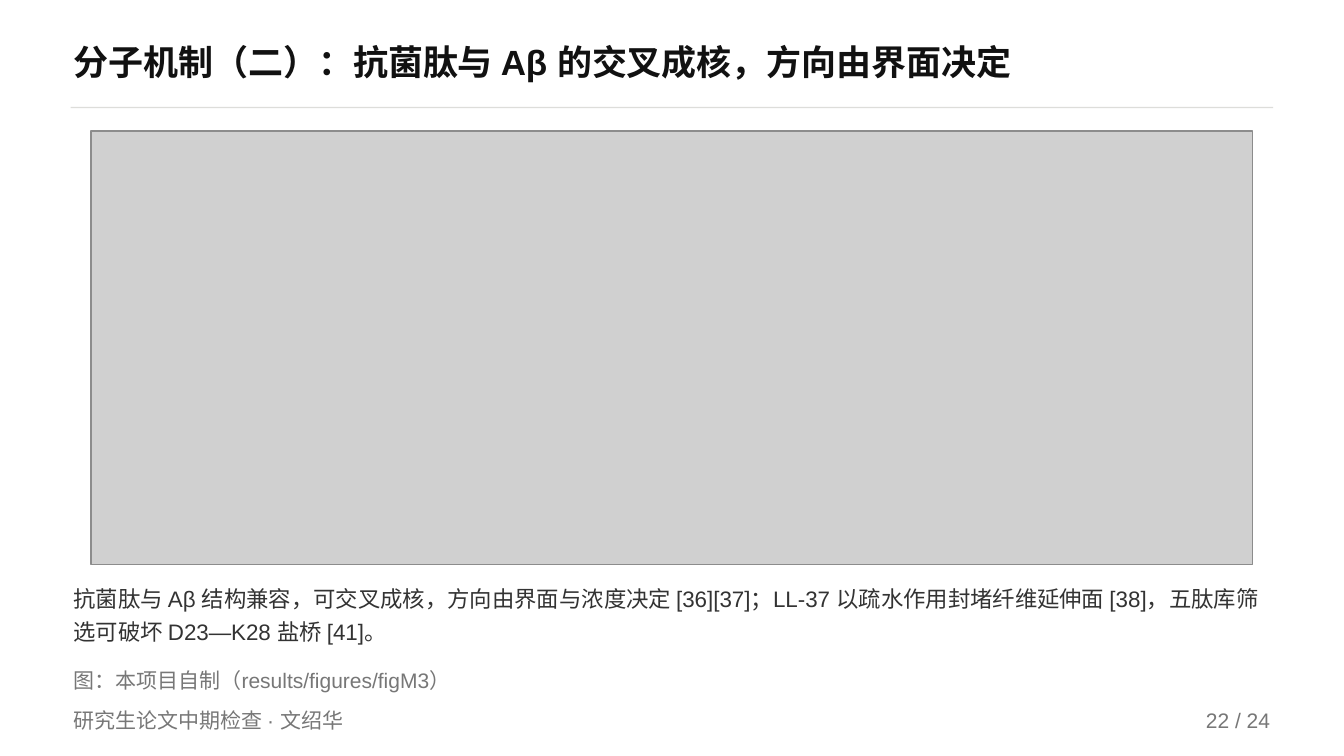
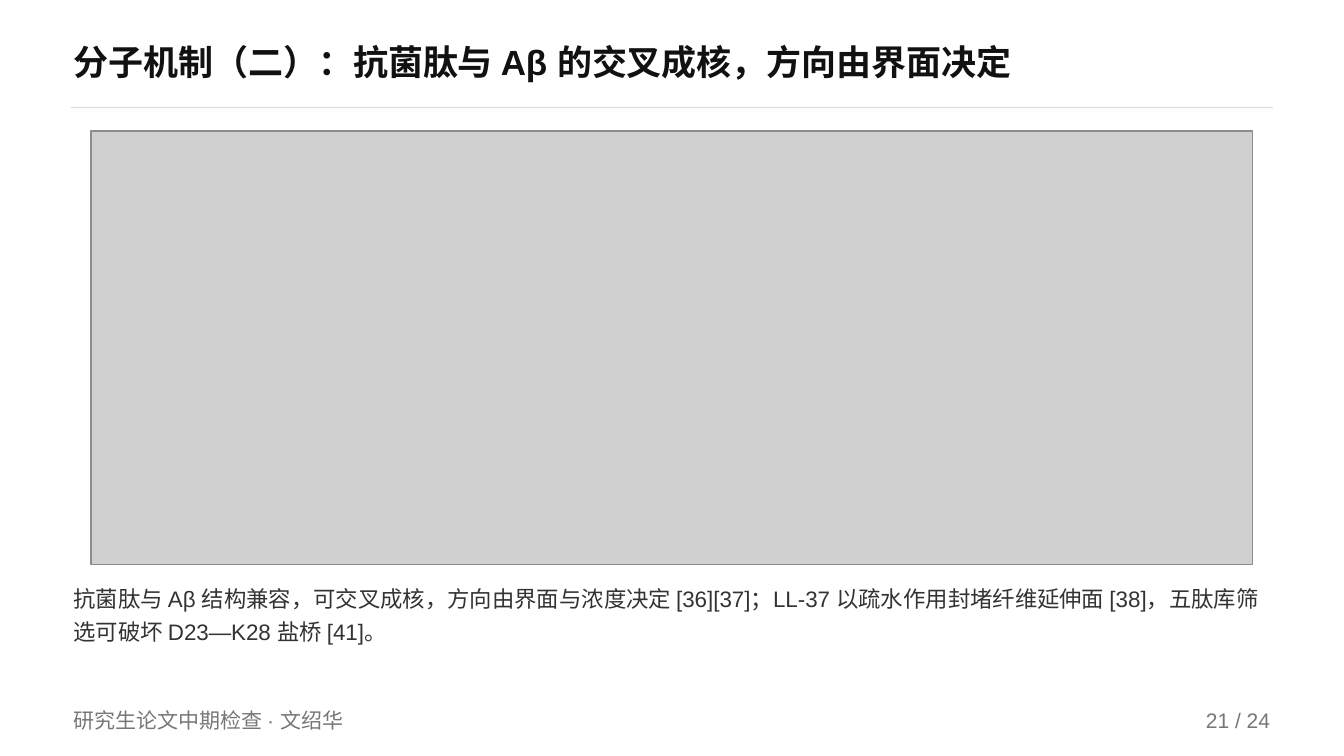
Before and after one commit to mqgg5630-cyber/zhongqi, a slide deck: slide 21 of deliverable/中期答辩_最终版.pptx (slide 22 before the commit). Drawn at 1344x756 pixels with LibreOffice and Linux fonts; fonts in the diff are those of the drawing; grey boxes stand for pictures. Boxes give left, top, right and bottom in pixels: in the first picture for what was removed or moved away, otherwise in the second. Text is boxed around its words. In the diff, an @@ line names an element or a change of style, - is before the commit and + after.

```diff
--- a/deliverable/中期答辩_最终版.pptx
+++ b/deliverable/中期答辩_最终版.pptx
@@ text removed at (74,670,451,693) @@
-图：本项目自制（results/figures/figM3）
@@ text at (1206,713,1270,728): text changed @@
-22 / 24
+21 / 24
```
Also in this commit, not shown: 13 other slides changed, 40 other files.
